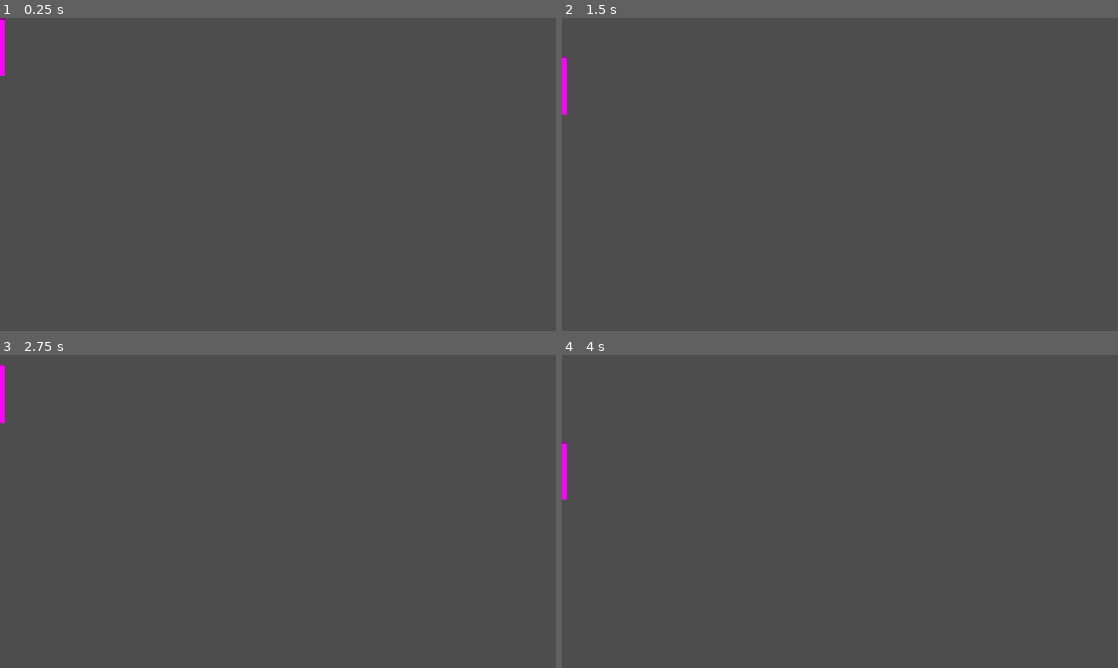
Above: before the commit, frames 1-4 (two rows, left to right).
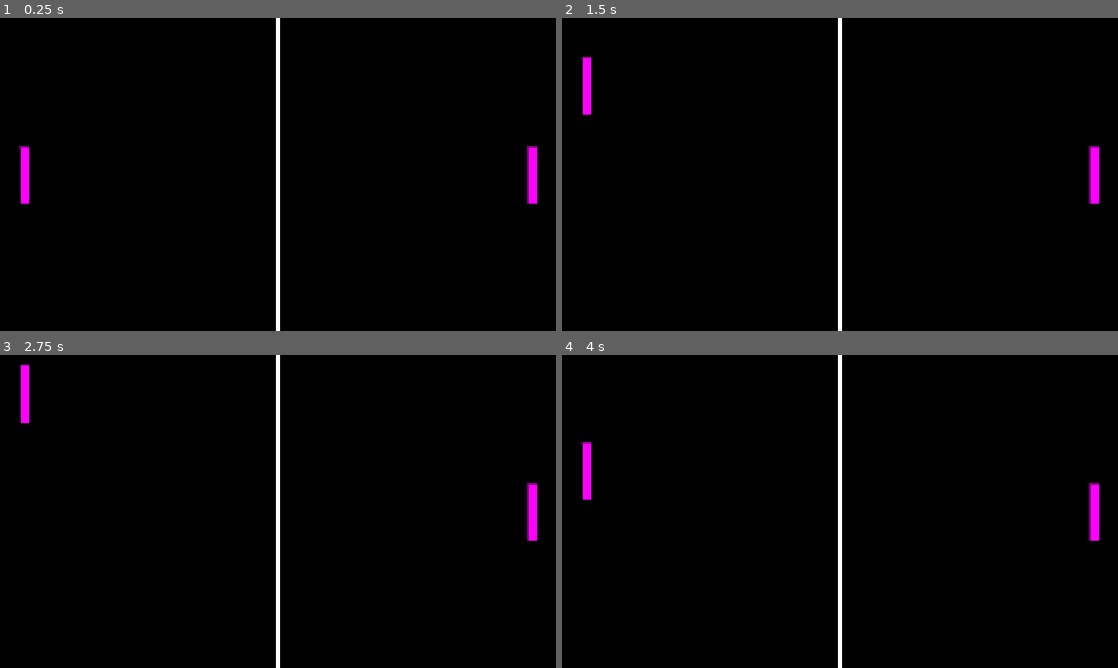
Above: after the commit, the same moments.

Repository: Greyclaw434/pong-clone
Game: Godot game, scene res://scenes/main.tscn
The game is run twice, just before and just after one commit, with the same random seed, the same clock (stepped at 60 frames per second) and the same inputs. Before the commit the project starts from res://scenes/player.tscn.
Inputs:
- Up to frame 1 (0.25 s): no input
- Up to frame 2 (1.5 s): tap Enter at 0.5 s; hold W (move_up) 0.53-1.28 s; hold S (move_down) from 1.28 s (still down)
- Up to frame 3 (2.75 s): release S (move_down) at 2.03 s; hold W (move_up) from 2.03 s (still down)
- Up to frame 4 (4 s): tap Space at 3.5 s; release W (move_up) at 3.53 s; hold S (move_down) from 3.53 s (still down)

The runs differ from the first frame. In frame 1, 100% of the frame differs, in the area x 0-100%, y 0-100%; in frame 2, 100%; in frame 3, 100%; in frame 4, 100%.

Commit message:
Main Scene

Diff:
--- a/project.godot
+++ b/project.godot
@@ -11,7 +11,7 @@
 [application]
 
 config/name="Pong Clone"
-run/main_scene="uid://bexjw3ru8yta5"
+run/main_scene="uid://bjiyvvyk576n2"
 config/features=PackedStringArray("4.6", "Forward Plus")
 config/icon="res://icon.svg"
 
@@ -41,3 +41,4 @@
 [rendering]
 
 rendering_device/driver.windows="d3d12"
+environment/defaults/default_clear_color=Color(0, 0, 0, 1)
--- /dev/null
+++ b/scenes/main.tscn
@@ -0,0 +1,17 @@
+[gd_scene format=3 uid="uid://bjiyvvyk576n2"]
+
+[ext_resource type="PackedScene" uid="uid://bexjw3ru8yta5" path="res://scenes/player.tscn" id="1_0wfyh"]
+[ext_resource type="PackedScene" uid="uid://bw816g3xjm83y" path="res://scenes/enemy.tscn" id="2_sugp2"]
+
+[node name="Main" type="Node2D" unique_id=221235643]
+
+[node name="Net" type="ColorRect" parent="." unique_id=1058720557]
+offset_left = 571.0
+offset_right = 581.0
+offset_bottom = 648.0
+
+[node name="Player" parent="." unique_id=1038309121 instance=ExtResource("1_0wfyh")]
+position = Vector2(50, 325)
+
+[node name="Enemy" parent="." unique_id=1475945984 instance=ExtResource("2_sugp2")]
+position = Vector2(1102, 325)
